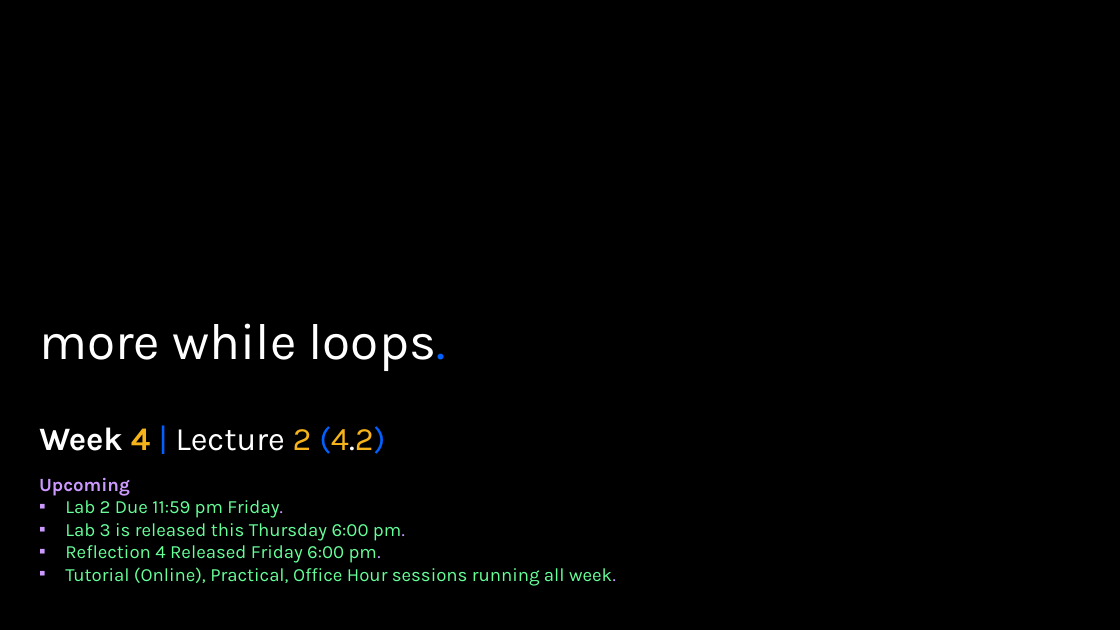
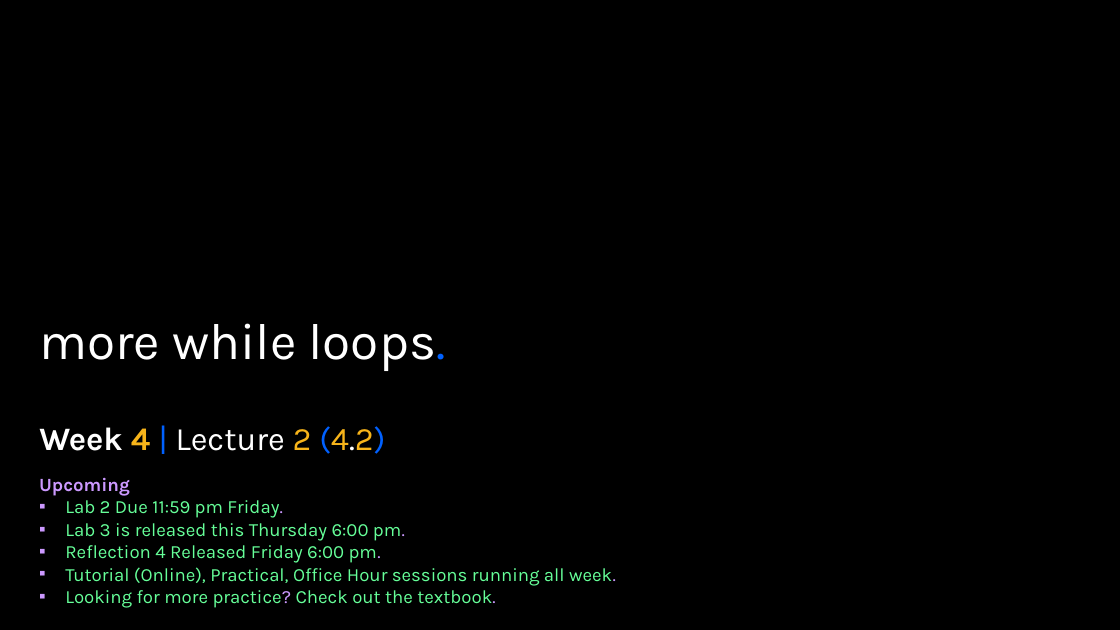
Before and after one commit to APS106/APS106-winter-2025-kinsella-goodfellow, a slide deck: slide 20 of lectures/week4/lecture2/slides/week4_lecture2.pptx. Drawn at 1120x630 pixels with LibreOffice and Linux fonts; fonts in the diff are those of the drawing; background and template pictures are left out. Boxes give left, top, right and bottom in pixels: in the first picture for what was removed or moved away, otherwise in the second. Text is boxed around its words. In the diff, an @@ line names an element or a change of style, - is before the commit and + after.

```diff
--- a/lectures/week4/lecture2/slides/week4_lecture2.pptx
+++ b/lectures/week4/lecture2/slides/week4_lecture2.pptx
@@ text at [65,590,495,608]: paragraph added @@
+▪ Looking for more practice? Check out the textbook.
```
Also in this commit, not shown: 4 other slides changed, 1 slide added, 1 slide removed, 6 other files.
